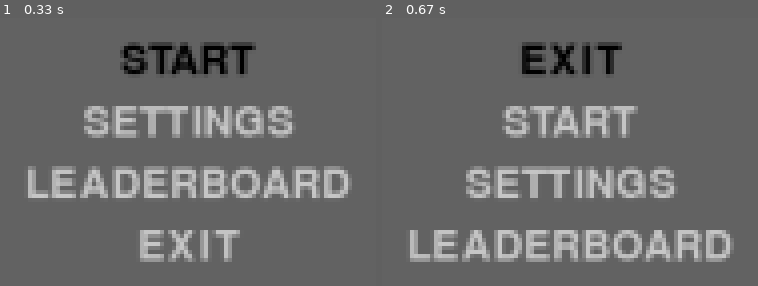
Above: before the commit, frames 1-2 (left to right).
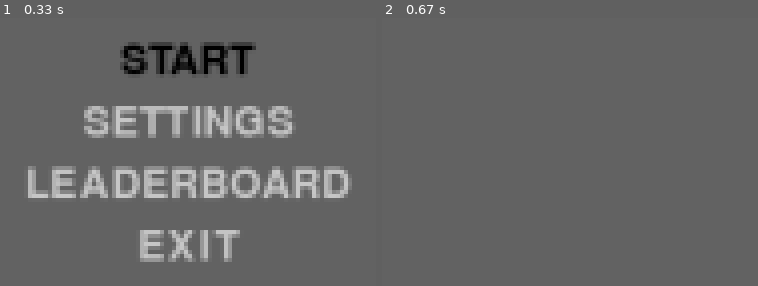
Above: after the commit, the same moments.

Repository: eldoranstars/PygameTemplate
Game: pygame game, started from game.py
Same seed, same stepped clock (60 frames per second), same inputs: the game is played once before the commit and once after it.
Inputs:
- Up to frame 1 (0.33 s): no input
- Up to frame 2 (0.67 s): hold Space from 0.33 s (still down); hold Up from 0.33 s (still down)

Frame 1 is identical in both runs. In frame 2, 15% of the frame differs, in the area x 7-94%, y 8-92%.

Commit message:
menu_buttons

Diff:
--- a/game_functions.py
+++ b/game_functions.py
@@ -11,9 +11,12 @@
 screen = Screen(settings)
 game_start = Text(screen, "START", screen.rect.centerx, screen.rect.centery, (0, 0, 0))
 game_settings = Text(screen, "SETTINGS", screen.rect.centerx, screen.rect.centery + 33)
-game_board = Text(screen, "LEADERBOARD", screen.rect.centerx, screen.rect.centery + 66)
+leaderboard = Text(screen, "LEADERBOARD", screen.rect.centerx, screen.rect.centery + 66)
 game_quit = Text(screen, "EXIT", screen.rect.centerx, screen.rect.centery + 99)
-buttons = [game_start, game_settings, game_board, game_quit]
+menu_buttons = [game_start, game_settings, leaderboard, game_quit]
+game_music = Text(screen, "MUSIC: {:,}", screen.rect.centerx, screen.rect.centery, (0, 0, 0))
+game_fullscreen = Text(screen, "FULLSCREEN: {:,}", screen.rect.centerx, screen.rect.centery + 33)
+settings_buttons = [game_start, game_settings, leaderboard, game_quit]
 
 # Получаем пиксельную маску для обработки коллизий.
 def overlap(player, enemy):
@@ -32,41 +35,37 @@
 def collision_test(object, wm, hm):
     screen.surface.blit(pygame.Surface((collision(object.rect, wm, hm).width,collision(object.rect, wm, hm).height)), collision(object.rect, wm, hm))
 
+def active_button_animation():
+    # анимация прокручивания кнопок в меню
+    menu_buttons[0].rect.bottom = screen.rect.centery
+    menu_buttons[1].rect.bottom = screen.rect.centery + 33
+    menu_buttons[2].rect.bottom = screen.rect.centery + 66
+    menu_buttons[3].rect.bottom = screen.rect.centery + 99
+    for button in menu_buttons:
+        button.update_text()
+    menu_buttons[0].update_text((0, 0, 0))
+
 # Отслеживание нажатий клавиатуры и джойстика.
 def check_events(stats, joystick_zero, joystick_one):
     if stats.game_screen == "main_menu":
         for event in pygame.event.get():
             if event.type == pygame.KEYDOWN:
                 if event.key == pygame.K_UP:
-                    # меняем активную кнопку в списке
-                    buttons[0], buttons[1], buttons[2], buttons[3] = buttons[3], buttons[0], buttons[1], buttons[2]
-                    # анимация прокручивания
-                    buttons[0].rect.bottom = screen.rect.centery
-                    buttons[1].rect.bottom = screen.rect.centery + 33
-                    buttons[2].rect.bottom = screen.rect.centery + 66
-                    buttons[3].rect.bottom = screen.rect.centery + 99
-                    for button in buttons:
-                        button.update_text()
-                    buttons[0].update_text((0, 0, 0))
+                    # меняем активную кнопку в списке и прокручиваем анимацию
+                    menu_buttons[0], menu_buttons[1], menu_buttons[2], menu_buttons[3] = menu_buttons[3], menu_buttons[0], menu_buttons[1], menu_buttons[2]
+                    active_button_animation()
                 if event.key == pygame.K_DOWN:
-                    # меняем активную кнопку в списке
-                    buttons[0], buttons[1], buttons[2], buttons[3] = buttons[1], buttons[2], buttons[3], buttons[0]
-                    # анимация прокручивания
-                    buttons[0].rect.bottom = screen.rect.centery
-                    buttons[1].rect.bottom = screen.rect.centery + 33
-                    buttons[2].rect.bottom = screen.rect.centery + 66
-                    buttons[3].rect.bottom = screen.rect.centery + 99
-                    for button in buttons:
-                        button.update_text()
-                    buttons[0].update_text((0, 0, 0))
+                    # меняем активную кнопку в списке и прокручиваем анимацию
+                    menu_buttons[0], menu_buttons[1], menu_buttons[2], menu_buttons[3] = menu_buttons[1], menu_buttons[2], menu_buttons[3], menu_buttons[0]
+                    active_button_animation()
                 if event.key == pygame.K_SPACE:
-                    if buttons[0].msg == "START":
+                    if menu_buttons[0].msg == "START":
                         stats.game_screen = "game_start"
-                    if buttons[0].msg == "SETTINGS":
+                    if menu_buttons[0].msg == "SETTINGS":
                         stats.game_screen = "game_settings"
-                    if buttons[0].msg == "LEADERBOARD":
-                        stats.game_screen = "game_board"
-                    if buttons[0].msg == "EXIT":
+                    if menu_buttons[0].msg == "LEADERBOARD":
+                        stats.game_screen = "leaderboard"
+                    if menu_buttons[0].msg == "EXIT":
                         pygame.quit()
                         sys.exit()
     if not stats.game_screen == "main_menu":
@@ -94,21 +93,21 @@
     #                 stats.game_active = True
     #                 if stats.final_active:
     #                     new_game(stats)
-            # if event.type == pygame.JOYBUTTONDOWN:
-            #     if joystick.get_button(6) == 1:
-            #         pygame.quit()
-            #         sys.exit()
-            #     if joystick.get_button(5) == 1:
-            #         if stats.music_active:
-            #             stats.music_active = False
-            #             pygame.mixer.pause()
-            #         else:
-            #             stats.music_active = True
-            #             pygame.mixer.unpause()
-            #     if joystick.get_button(4) == 1:
-            #         pygame.display.toggle_fullscreen()
-            #     if joystick.get_button(7) == 1:
-            #         stats.game_active = True
+    #         if event.type == pygame.JOYBUTTONDOWN:
+    #             if joystick.get_button(6) == 1:
+    #                 pygame.quit()
+    #                 sys.exit()
+    #             if joystick.get_button(5) == 1:
+    #                 if stats.music_active:
+    #                     stats.music_active = False
+    #                     pygame.mixer.pause()
+    #                 else:
+    #                     stats.music_active = True
+    #                     pygame.mixer.unpause()
+    #             if joystick.get_button(4) == 1:
+    #                 pygame.display.toggle_fullscreen()
+    #             if joystick.get_button(7) == 1:
+    #                 stats.game_active = True
 
 # запуск новой игры
 def new_game(stats):
@@ -156,8 +155,8 @@
 # Вывод изображений на экран.
 def blit_screen(stats):
     screen.blitme()
-    if not stats.final_active and not stats.game_active:
-        for button in buttons:
+    if stats.game_screen == "main_menu":
+        for button in menu_buttons:
             button.blitme()
     if stats.final_active:
         for message in settings.final_text:
--- a/stats.py
+++ b/stats.py
@@ -1,3 +1,6 @@
+# значения game_screen могуть быть:
+# [ main_menu, game_start, game_settings, leaderboard ]
+
 class GameStats():
     def __init__(self):
         self.game_screen = "main_menu"
